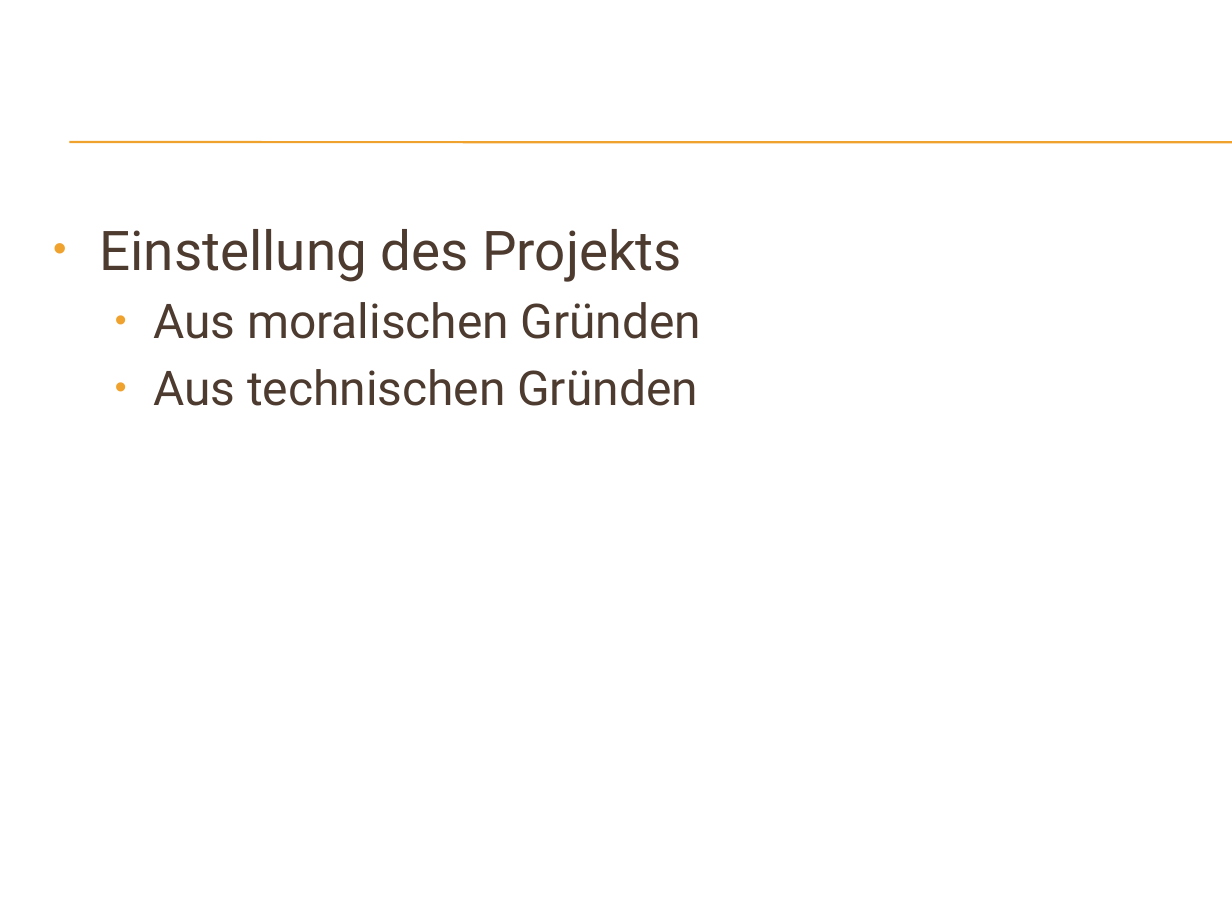
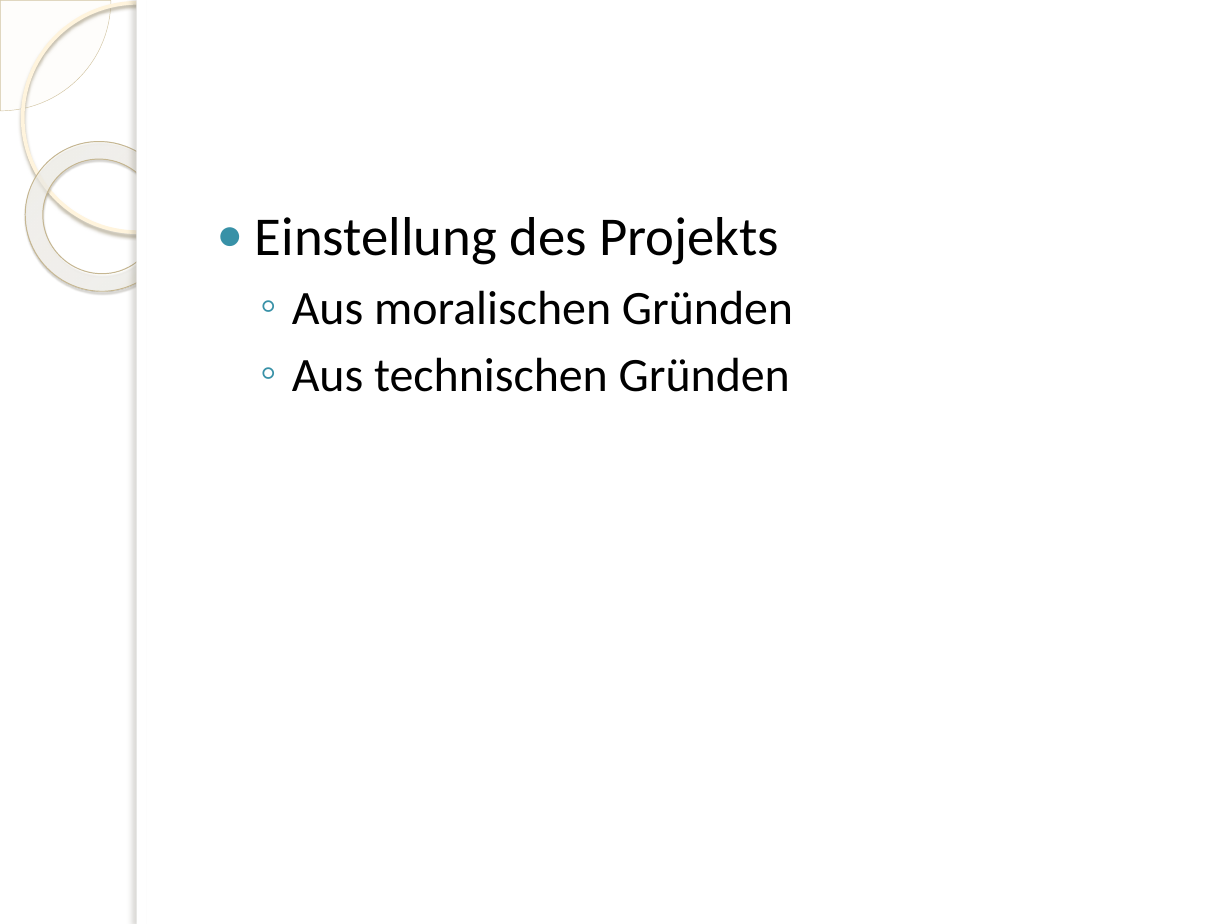
Before and after one commit to rinkdotrink/DB-olap-master-IIm11, a slide deck: slide 7 of Beleg/Praese.pptx. Drawn at 1232x924 pixels with LibreOffice and Linux fonts; fonts in the diff are those of the drawing; background and template pictures are left out. Boxes give left, top, right and bottom in pixels: in the first picture for what was removed or moved away, otherwise in the second. Text is boxed around its words. In the diff, an @@ line names an element or a change of style, - is before the commit and + after.

```diff
--- a/Beleg/Praese.pptx
+++ b/Beleg/Praese.pptx
@@ pie slice (boxed as its full ellipse) added at [0, 0, 111, 111], fill #FEFAF4 at 33% opacity, outline #D3C39F 0.25 pt @@
@@ ellipse added at [22, 2, 251, 232], outline #FFF5DE 2.15 pt @@
@@ rectangle added at [137, 0, 1232, 924], fill #FFFFFF @@
@@ rectangle added at [137, 0, 147, 924], fill #FFFFFF @@
@@ donut added at [0, 111, 206, 322], fill gradient #FFFCF6 to #FFFEFB to #F0D28E, outline #C7B893 0.58 pt @@
@@ line removed from (69, 142) to (1232, 142) @@
@@ line removed from (69, 143) to (1232, 143) @@
@@ text "Einstellung des Projekts": place and size @@
-text "Einstellung des Projekts" at [99, 229, 701, 406]
+text "Einstellung des Projekts" at [255, 217, 793, 392]
@@ text "Einstellung des Projekts" at [255, 217, 793, 392]: font Roboto to Calibri, text colour #4E3B30 to #000000; bullet • to ●; bullet colour #F0A22E to #3891A7; bullet • to ◦ @@
```
Also in this commit, not shown: 13 other slides changed, 2 slides added, 2 slides removed.
